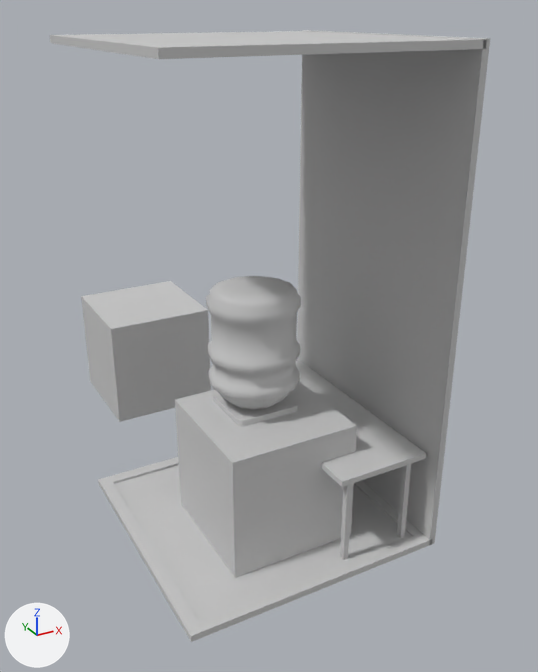
What one commit did to the FBX model Real Jam/Assets/3d/2mFloorSq.FBX.
Camera for both pictures: a 50 mm camera at (-2.31, -4.43, 3.76) aimed at (0.4, 0.5, 1.29). The axes (+X, +Y, +Z) are drawn at lower left. The lights are the same throughout. Where no turn or scale is listed for an object, it has been applied to the vertices.

The first picture shows '1m Cube', '1m Cube001', '2mFloorSq', '2mRooSq', '2mWall', 'Desk-Blockout', 'WaterCooler-Blockout', 'WaterTank'.
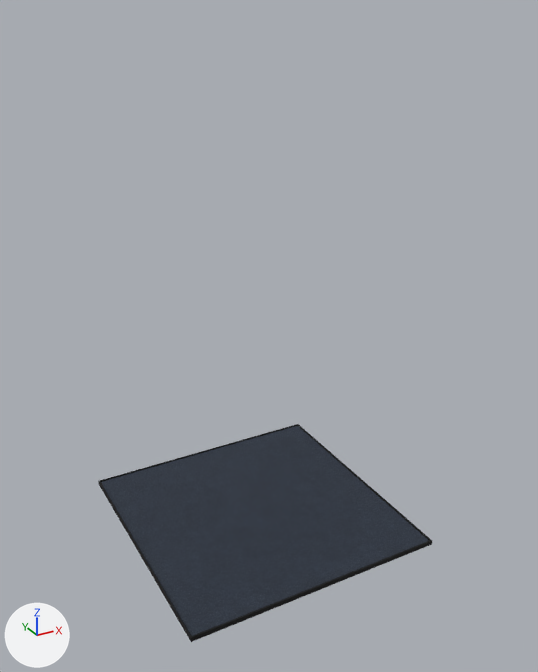
What differs and where, as boxes (x1, y1, x2, y2) in the pictures (538 x 672 px):
'2mWall', deleted: before (297, 30, 490, 545)
'2mFloorSq', reshaped: before (98, 457, 432, 642); after (98, 424, 432, 642)
'1m Cube001', deleted: before (175, 381, 357, 578)
'1m Cube', deleted: before (81, 281, 211, 422)
'WaterTank', deleted: before (206, 276, 301, 410)
'2mRooSq', deleted: before (50, 31, 487, 59)
'Desk-Blockout', deleted: before (296, 360, 426, 560)
'WaterCooler-Blockout', deleted: before (212, 392, 297, 426)

The change, as a list of edits to the scene's bpy script:
```text
Add img_bubbles_ggj_2025_png:
    img_bubbles_ggj_2025_png = load_image('bubbles-GGJ-2025.png', '_unpacked/bubbles-GGJ-2025.png', 1024, 1024, 'sRGB')
Add mat_proptextures:
    mat_proptextures = principled_material('PropTextures')
    mat_proptextures.texture = img_bubbles_ggj_2025_png
    mat_proptextures.roughness = 0.859
Change me_mesh_001:
    used by ob_2mfloorsq; location = (0.0, 0.0, 0.0)
    remove me_mesh_001.from_pydata(...)  # 16 vertices, 28 faces; spans x -1.0..1.0, y -1.0..1.0, z 0.0..0.05
    remove me_mesh_001.materials.append(mat_01___default)  # light grey #cacaca
    add me_mesh_001.from_pydata(...)  # 34 vertices, 64 faces; spans x -1.0..1.0, y -1.0..1.0, z 0.0..0.04
    me_mesh_001 part 1
    12 vertices are removed from x -1.0..1.0, y -1.0..1.0, z 0.03..0.05
    28 faces are deleted
    25 vertices are added at x -1.0..1.0, y -1.0..1.0, z 0.0..0.04
    5 new vertices lie (1.0, 0.0, 0.0) away from vertices in x -1.0, y -1.0..1.0, z 0.0..0.04
    64 new faces join them
    add me_mesh_001.materials.append(mat_proptextures)  # picture img_bubbles_ggj_2025_png
Remove ob_2mroosq:
    ob_2mroosq = bpy.data.objects.new('2mRooSq', me_mesh_003)
    ob_2mroosq.location = (0.0, 0.0, 3.6)
Remove ob_1m_cube:
    ob_1m_cube = bpy.data.objects.new('1m Cube', me_mesh)
    ob_1m_cube.location = (0.0, 2.44, 0.0)
Remove ob_watertank:
    ob_watertank = bpy.data.objects.new('WaterTank', me_mesh_005)
    ob_watertank.location = (0.0, 0.0, 0.0)
Remove ob_2mwall:
    ob_2mwall = bpy.data.objects.new('2mWall', me_mesh_002)
    ob_2mwall.location = (1.0, 0.0, 0.0)
Remove ob_1m_cube001:
    ob_1m_cube001 = bpy.data.objects.new('1m Cube001', me_mesh_008)
    ob_1m_cube001.location = (0.0, -0.14, 0.0)
Remove ob_watercooler_blockout:
    ob_watercooler_blockout = bpy.data.objects.new('WaterCooler-Blockout', me_mesh_004)
    ob_watercooler_blockout.location = (0.0, 0.0, 0.0)
Remove ob_desk_blockout:
    ob_desk_blockout = bpy.data.objects.new('Desk-Blockout', me_mesh_007)
    ob_desk_blockout.location = (0.0, 0.0, 0.0)
```
